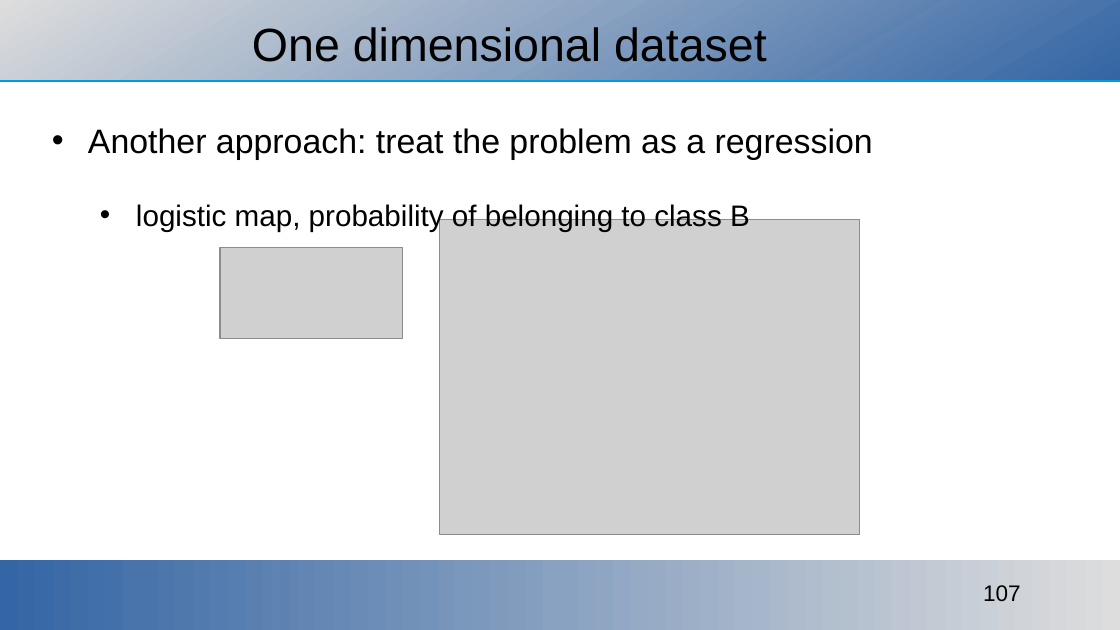
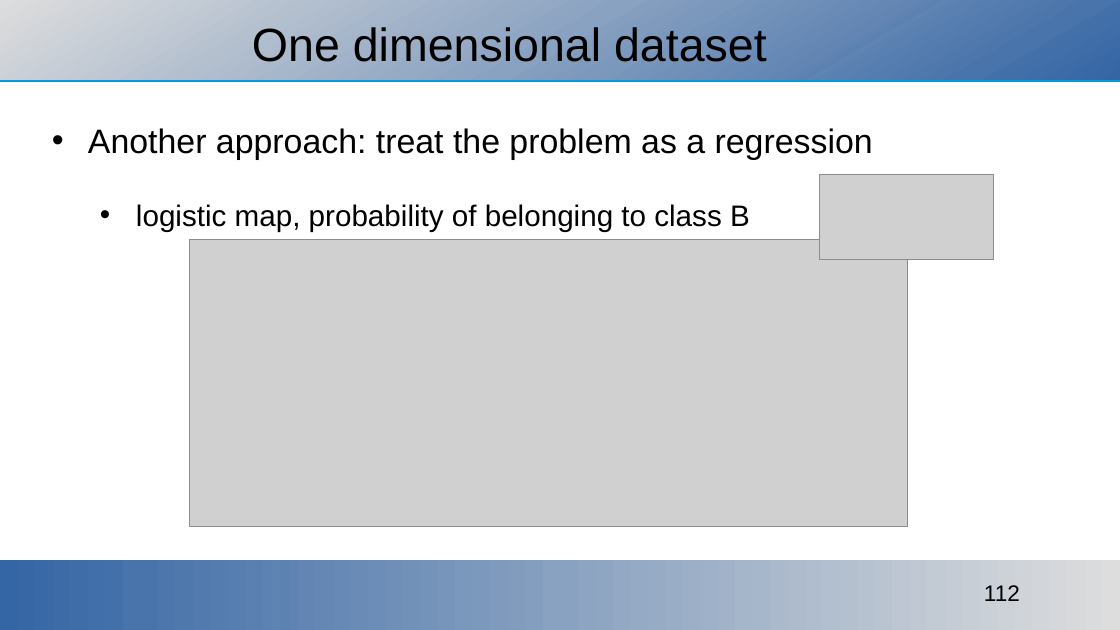
Before and after one commit to ajakovac/ML-in-Practice-I, a slide deck: slide 112 of ML in practice.odp (slide 107 before the commit). Drawn at 1120x630 pixels with LibreOffice and Linux fonts; fonts in the diff are those of the drawing; grey boxes stand for pictures; background and template pictures are left out. Boxes give left, top, right and bottom in pixels: in the first picture for what was removed or moved away, otherwise in the second. Text is boxed around its words. In the diff, an @@ line names an element or a change of style, - is before the commit and + after.

```diff
--- a/ML in practice.odp
+++ b/ML in practice.odp
@@ picture: place and size @@
-picture at (221,248,403,338)
+picture at (820,175,994,260)
@@ picture: place and size @@
-picture at (440,221,860,536)
+picture at (190,240,908,526)
@@ page number at (984,585,1020,601): text changed @@
-107
+112
```
Also in this commit, not shown: 5 other slides changed, 5 slides added, 6 other files.
